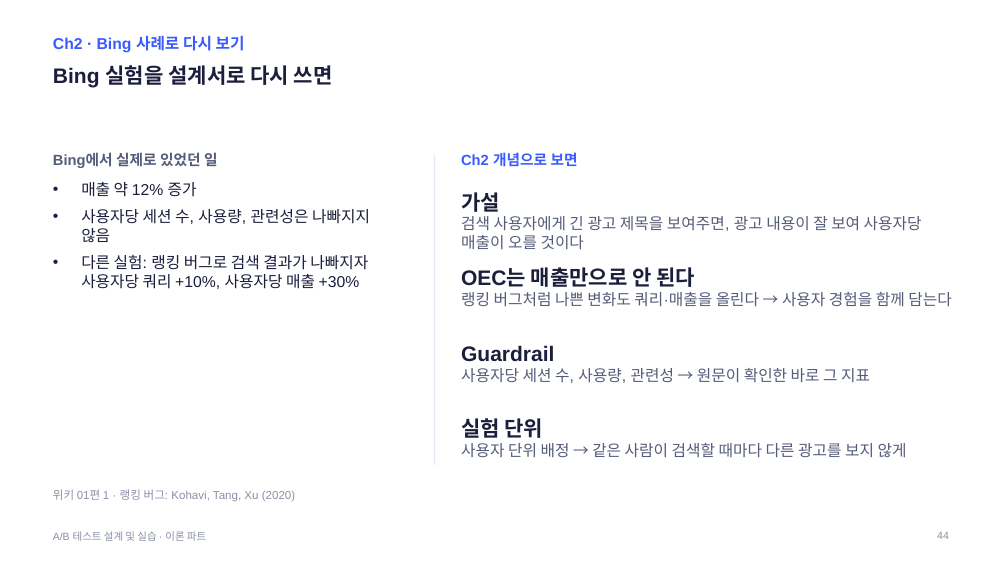
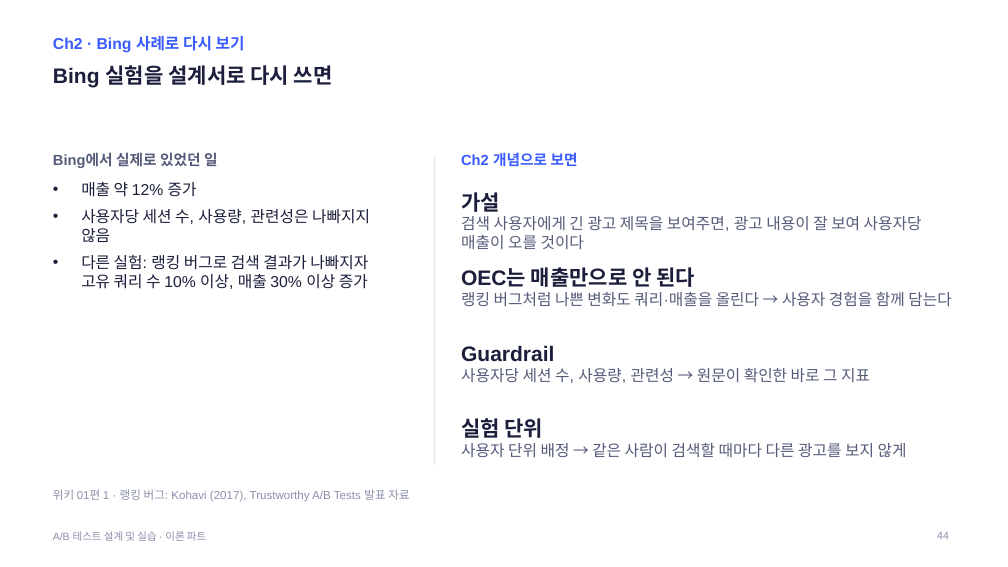
Before and after one commit to kkamret/quickmart-lab-rats, a slide deck: slide 44 of docs/lecture/ab-testing-theory.pptx. Drawn at 1008x567 pixels with LibreOffice and Linux fonts; fonts in the diff are those of the drawing. Boxes give left, top, right and bottom in pixels: in the first picture for what was removed or moved away, otherwise in the second. Text is boxed around its words. In the diff, an @@ line names an element or a change of style, - is before the commit and + after.

Commit message:
fix: Bing 마무리 슬라이드의 사실 표현과 출처를 원문에 맞게 수정
Refs #18

```diff
--- a/docs/lecture/ab-testing-theory.pptx
+++ b/docs/lecture/ab-testing-theory.pptx
@@ text at <box>81,255,368,289</box>: text changed @@
-• 다른 실험: 랭킹 버그로 검색 결과가 나빠지자 사용자당 쿼리 +10%, 사용자당 매출 +30%
+• 다른 실험: 랭킹 버그로 검색 결과가 나빠지자 고유 쿼리 수 10% 이상, 매출 30% 이상 증가
@@ text at <box>53,489,409,501</box>: text changed @@
-위키 01편 1 · 랭킹 버그: Kohavi, Tang, Xu (2020)
+위키 01편 1 · 랭킹 버그: Kohavi (2017), Trustworthy A/B Tests 발표 자료
```
Also in this commit, not shown: 3 other slides changed, 2 other files.
